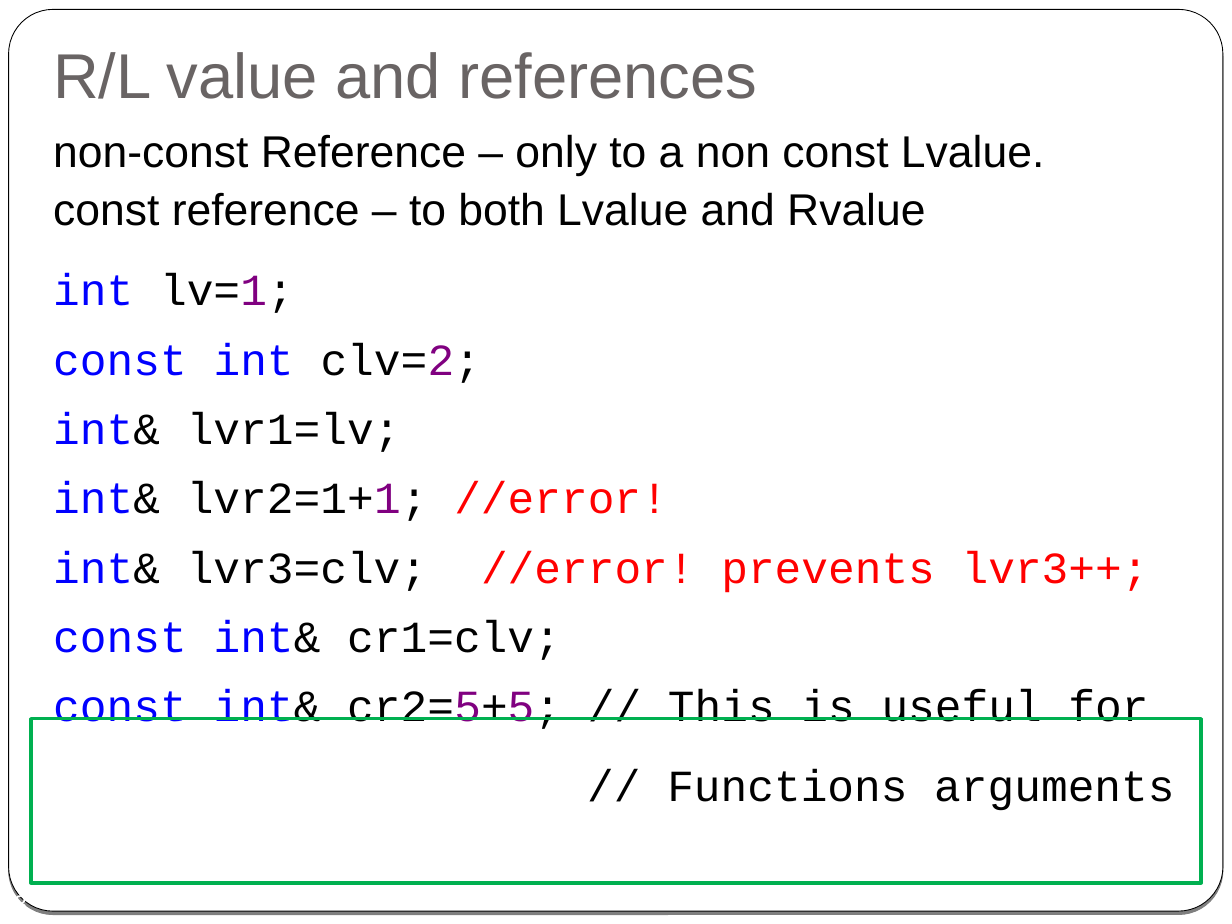
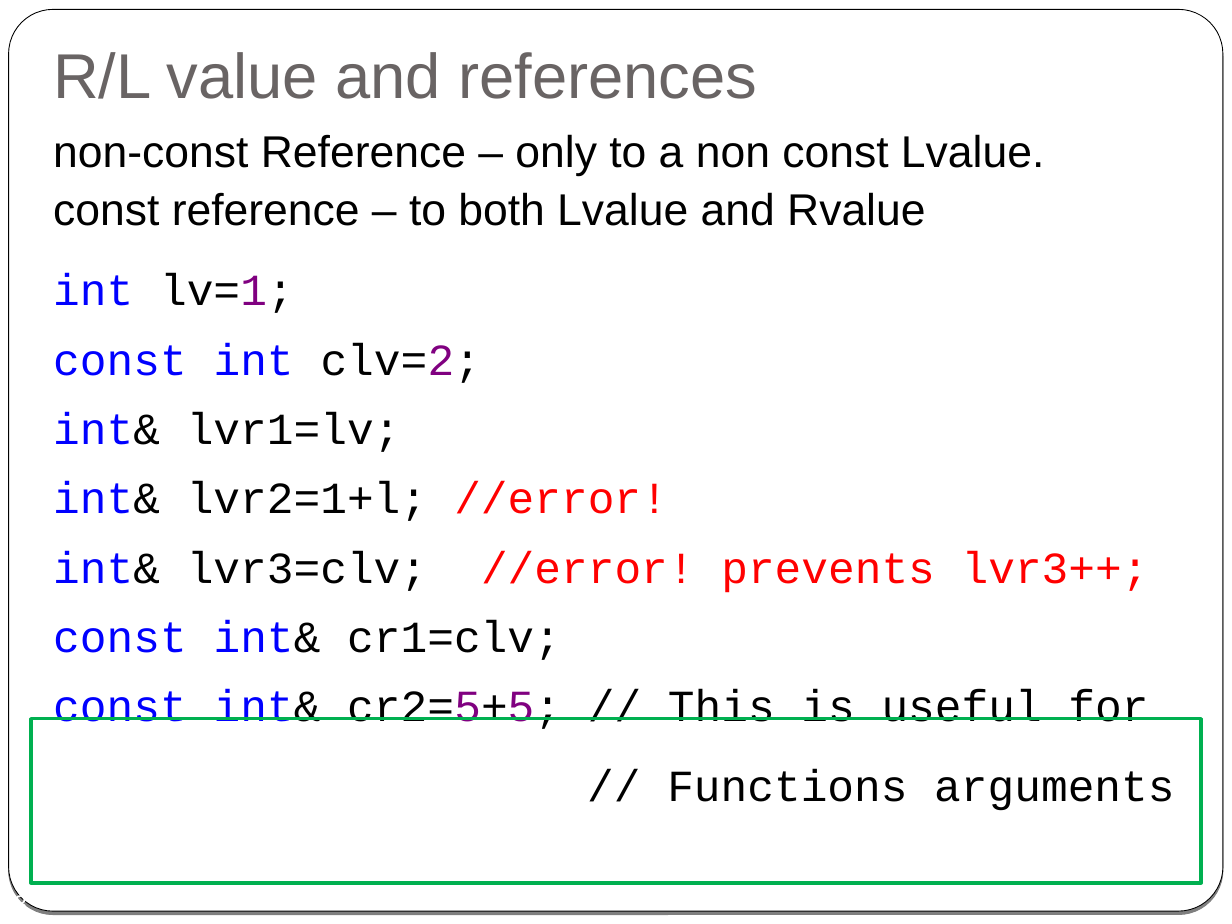
Before and after one commit to cpp-at-ariel/cpp-5779, a slide deck: slide 8 of 03-composition-references/slides-2-reference.odp. Drawn at 1232x924 pixels with LibreOffice and Linux fonts; fonts in the diff are those of the drawing. Boxes give left, top, right and bottom in pixels: in the first picture for what was removed or moved away, otherwise in the second. Text is boxed around its words. In the diff, an @@ line names an element or a change of style, - is before the commit and + after.

```diff
--- a/03-composition-references/slides-2-reference.odp
+++ b/03-composition-references/slides-2-reference.odp
@@ text at (53, 274, 1149, 729): text changed @@
-int lv=1;
-const int clv=2;
-int& lvr1=lv;
-int& lvr2=1+1; //error!
-int& lvr3=clv; //error! prevents lvr3++;
-const int& cr1=clv;
-const int& cr2=5+5; // This is useful for
+int lv=1;
+const int clv=2;
+int& lvr1=lv;
+int& lvr2=1+l; //error!
+int& lvr3=clv; //error! prevents lvr3++;
+const int& cr1=clv;
+const int& cr2=5+5; // This is useful for
```
Also in this commit, not shown: 5 other files.
